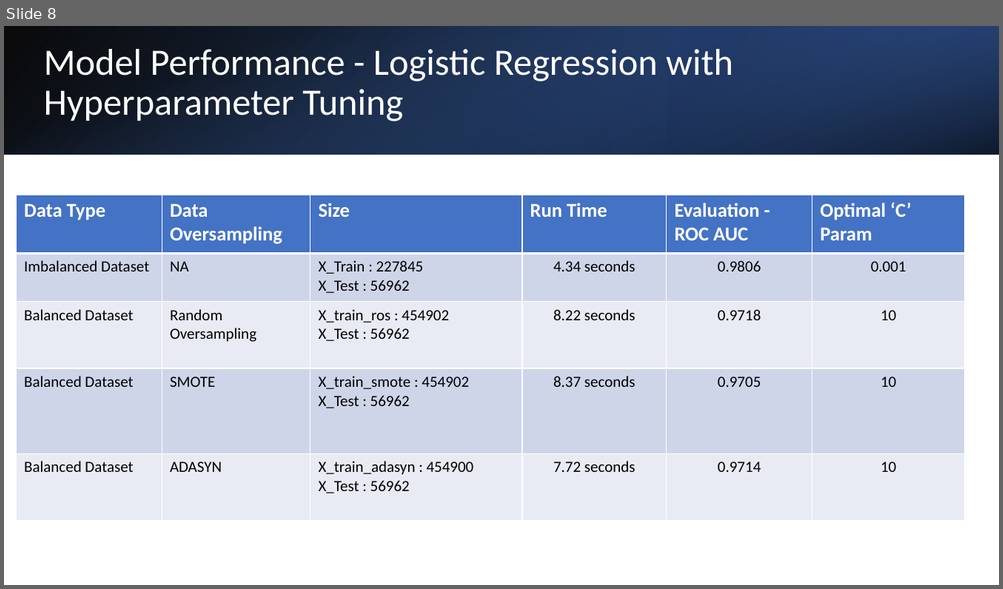
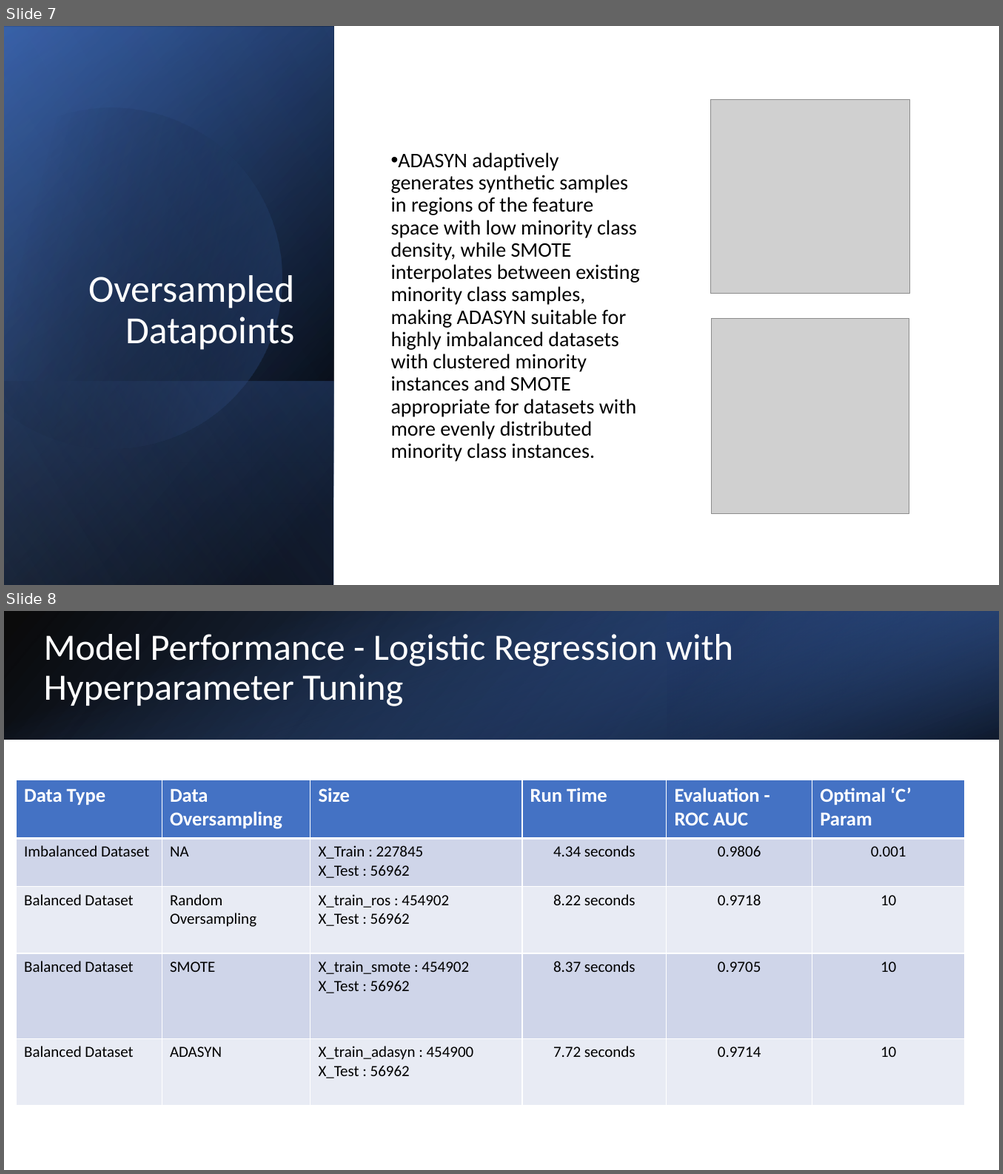
Before and after one commit to jagsrj/Credit_card_fraud_detection_ML, a slide deck: CreditCard_FraudDetection_MachingLearning.pptx. Shown one above the other, each under a label of ours: slide 8 before the commit, slides 7 and 8 after it. The pictures are 1003x589 and 1003x1174 pixels, drawn with LibreOffice and Linux fonts; fonts in the diff are those of the drawing; grey boxes stand for pictures. Boxes give left, top, right and bottom in pixels: in the first picture for what was removed or moved away, otherwise in the second. Text is boxed around its words. In the diff, an @@ line names an element or a change of style, - is before the commit and + after.

```diff
--- a/CreditCard_FraudDetection_MachingLearning.pptx
+++ b/CreditCard_FraudDetection_MachingLearning.pptx
@@ slide 7 added at (4, 26, 999, 585), background #FFFFFF @@
@@ rectangle added at (4, 26, 334, 585), fill gradient #000000 to #2F5597 @@
@@ rectangle added at (4, 27, 334, 585), fill gradient #000000 to #4472C4 @@
@@ rectangle added at (4, 26, 334, 585), fill gradient #000000 to #8FAADC @@
@@ freeform shape added at (4, 67, 323, 483), fill gradient #000000 to #4472C4 @@
@@ picture added at (711, 99, 910, 293) @@
@@ text added at (391, 153, 639, 462), 20 pt, text #000000 @@
+• ADASYN adaptively generates synthetic samples in regions of the feature space with low minority class density, while SMOTE interpolates between existing minority class samples, making ADASYN suitable for highly imbalanced datasets with clustered minority instances and SMOTE appropriate for datasets with more evenly distributed minority class instances.
@@ title added at (88, 275, 294, 350), 37 pt, text #FFFFFF @@
+Oversampled Datapoints
@@ picture added at (711, 319, 909, 514) @@
@@ rectangle added at (4, 381, 334, 585), fill gradient #4472C4 to #000000 @@
```
Also in this commit, not shown: 7 slides changed, 2 other slides added, 1 slide removed.
